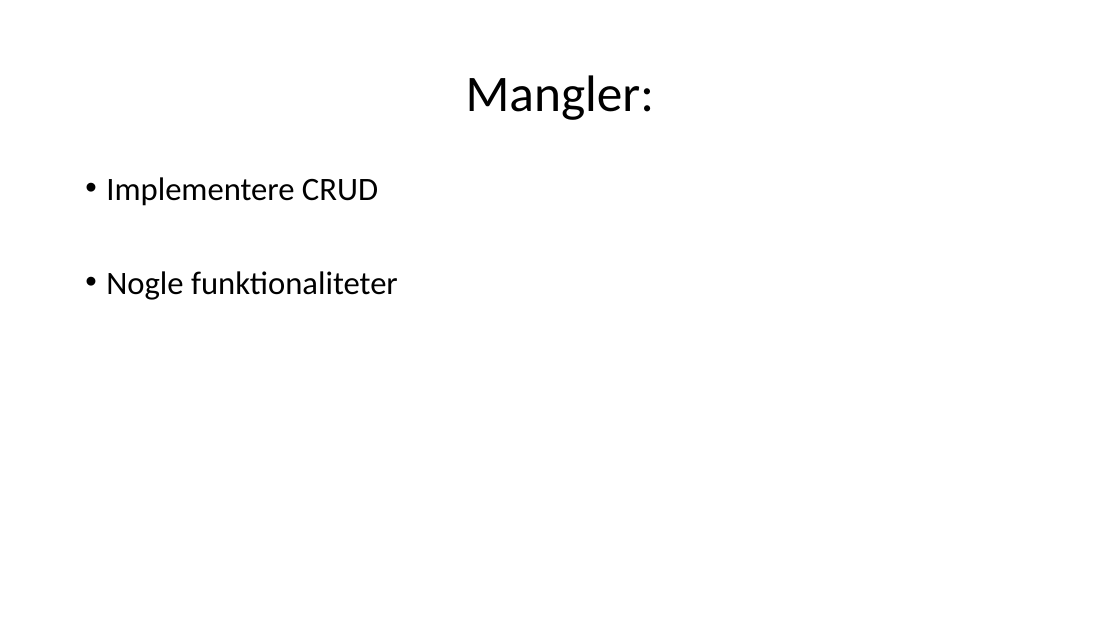
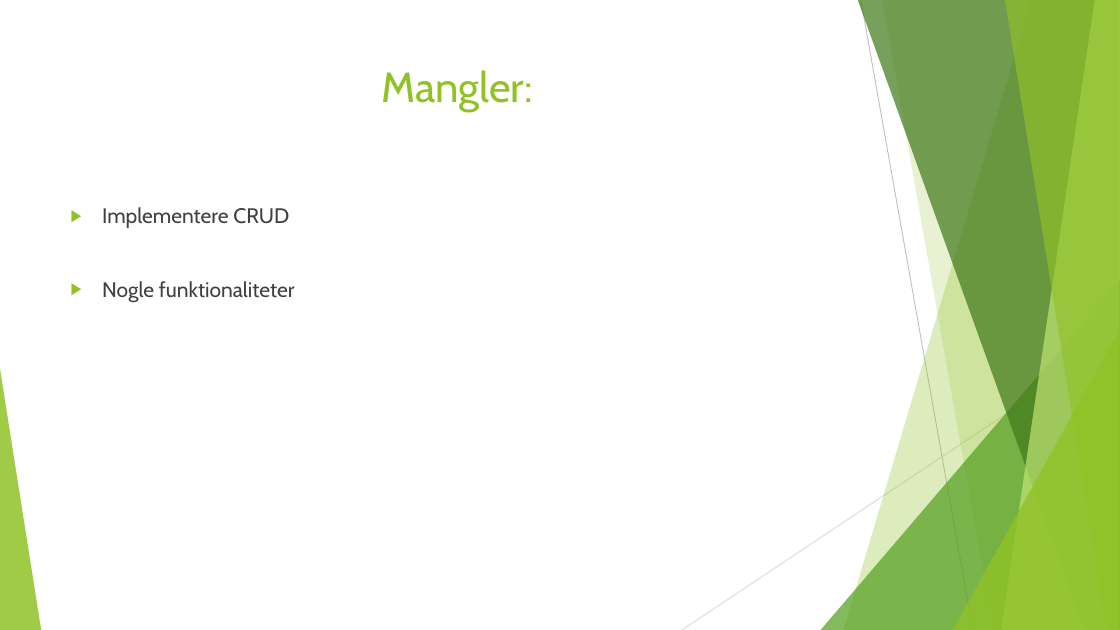
Before and after one commit to cvHanky/ProjektBudweg, a slide deck: slide 4 of Præsentation til per.pptx (slide 3 before the commit). Drawn at 1120x630 pixels with LibreOffice and Linux fonts; fonts in the diff are those of the drawing. Boxes give left, top, right and bottom in pixels: in the first picture for what was removed or moved away, otherwise in the second. Text is boxed around its words. In the diff, an @@ line names an element or a change of style, - is before the commit and + after.

```diff
--- a/Præsentation til per.pptx
+++ b/Præsentation til per.pptx
@@ title "Mangler:": place and size @@
-title "Mangler:" at (466,75,654,120)
+title "Mangler:" at (381,70,533,112)
@@ title "Mangler:" at (381,70,533,112): size 44 to 36 pt, font Calibri to Cabin, text colour #000000 to #90C226; line spacing 0.9 to 1; vertical alignment middle to top @@
@@ text "Implementere CRUD": place and size @@
-text "Implementere CRUD" at (106,177,398,300)
+text "Implementere CRUD" at (102,207,295,303)
@@ text "Implementere CRUD" at (102,207,295,303): size 28 to 18 pt, font Calibri to Cabin, text colour #000000 to #404040; bullet • to ▶; line spacing 0.9 to 1 @@
@@ group added at (0,0,1120,630): 5 freeform shapes, 3 triangles, 2 lines @@
```
Also in this commit, not shown: 3 other slides changed, 1 slide added, 2 other files.
